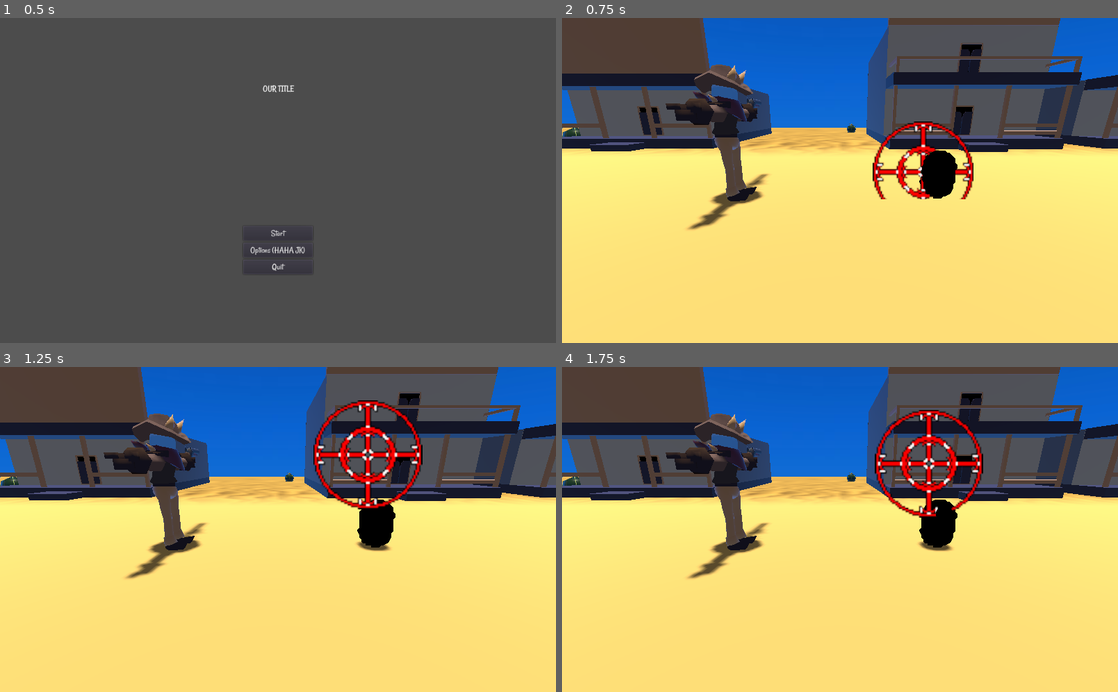
Above: before the commit, frames 1-4 (two rows, left to right).
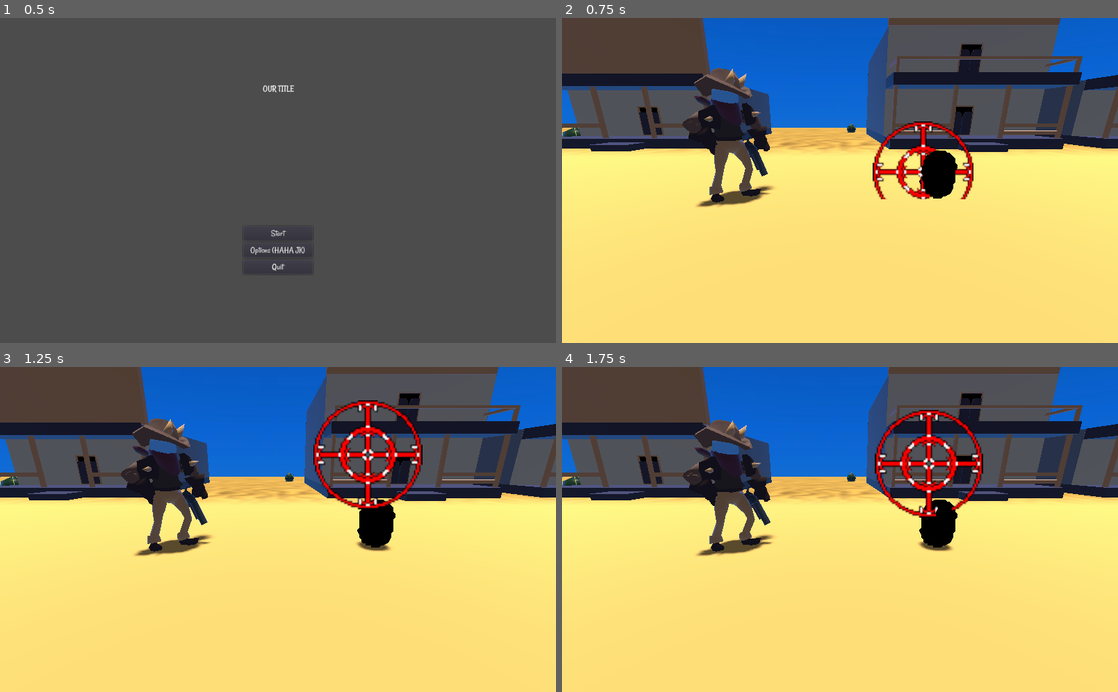
Above: after the commit, the same moments.

Repository: id-be/GMTK2022
Game: Godot game, scene res://Scenes/Title.tscn
The game is run twice, just before and just after one commit, with the same random seed, the same clock (stepped at 60 frames per second) and the same inputs.
Inputs (mouse positions are in pixels of both pictures, inside the frame that each line leads up to):
- Up to frame 1 (0.5 s): no input
- Up to frame 2 (0.75 s): click "Start" at 0.5 s
- Up to frame 3 (1.25 s): no input
- Up to frame 4 (1.75 s): move the mouse to (962, 513) at 1.27 s; press the mouse at (962, 513) at 1.28 s

Frame 1 is identical in both runs. In frame 2, 3.3% of the frame differs, in the area x 18-39%, y 14-66%; in frame 3, 3.4%; in frame 4, 3.5%.

Commit message:
Player character now animates when you fire.

Diff:
--- a/Scenes/AcePlayer.tscn
+++ b/Scenes/AcePlayer.tscn
@@ -1,5 +1,58 @@
-[gd_scene load_steps=2 format=2]
+[gd_scene load_steps=13 format=2]
 
 [ext_resource path="res://Dump/Enemies/Ace/Ace.glb" type="PackedScene" id=1]
 
+[sub_resource type="AnimationNodeAnimation" id=1]
+animation = "Ace_Die"
+
+[sub_resource type="AnimationNodeAnimation" id=2]
+animation = "Ace_Hurt"
+
+[sub_resource type="AnimationNodeAnimation" id=3]
+animation = "Ace_Idle"
+
+[sub_resource type="AnimationNodeAnimation" id=4]
+animation = "Ace_Shoot"
+
+[sub_resource type="AnimationNodeStateMachineTransition" id=5]
+advance_condition = "isShooting"
+
+[sub_resource type="AnimationNodeStateMachineTransition" id=6]
+switch_mode = 2
+auto_advance = true
+
+[sub_resource type="AnimationNodeStateMachineTransition" id=7]
+switch_mode = 2
+auto_advance = true
+
+[sub_resource type="AnimationNodeStateMachineTransition" id=8]
+advance_condition = "isDead"
+
+[sub_resource type="AnimationNodeStateMachineTransition" id=9]
+advance_condition = "isHurting"
+
+[sub_resource type="AnimationNodeStateMachine" id=10]
+states/Ace_Die/node = SubResource( 1 )
+states/Ace_Die/position = Vector2( 138.5, 180.5 )
+states/Ace_Hurt/node = SubResource( 2 )
+states/Ace_Hurt/position = Vector2( 279.25, 337.5 )
+states/Ace_Idle/node = SubResource( 3 )
+states/Ace_Idle/position = Vector2( 278.188, 76 )
+states/Ace_Shoot/node = SubResource( 4 )
+states/Ace_Shoot/position = Vector2( 399.5, 204.5 )
+transitions = [ "Ace_Idle", "Ace_Shoot", SubResource( 5 ), "Ace_Shoot", "Ace_Idle", SubResource( 6 ), "Ace_Hurt", "Ace_Idle", SubResource( 7 ), "Ace_Idle", "Ace_Die", SubResource( 8 ), "Ace_Idle", "Ace_Hurt", SubResource( 9 ) ]
+start_node = "Ace_Idle"
+graph_offset = Vector2( -251, -37 )
+
+[sub_resource type="AnimationNodeStateMachinePlayback" id=11]
+
 [node name="Ace" instance=ExtResource( 1 )]
+
+[node name="AnimationTree" type="AnimationTree" parent="." index="2"]
+tree_root = SubResource( 10 )
+anim_player = NodePath("../AnimationPlayer")
+active = true
+parameters/playback = SubResource( 11 )
+parameters/conditions/isDead = false
+parameters/conditions/isHurting = false
+parameters/conditions/isShooting = false
--- a/Scripts/3DGuy.gd
+++ b/Scripts/3DGuy.gd
@@ -9,6 +9,7 @@
 onready var gun_barrel = $GunBarrel
 onready var ammo_load = $AmmoLoad
 onready var crosshair_dist = $Crosshair.translation
+onready var animator = $Ace/AnimationTree
 # Declare member variables here. Examples:
 # var a = 2
 # var b = "text"
@@ -67,7 +68,10 @@
 		#var shot_dir = Vector3($Crosshair/CrossArea.translation.z - gun_barrel.translation.z, $Crosshair/CrossArea.translation.y - gun_barrel.translation.y, 0)
 		var shot_dir = Vector3($Crosshair/CrossArea.global_transform.origin.x - gun_barrel.global_transform.origin.x, $Crosshair/CrossArea.global_transform.origin.y - gun_barrel.global_transform.origin.y, 0)
 		die.get_shot(shot_dir)
+		animator.set("parameters/conditions/isShooting", true)
+		#animator.set("parameters/conditions/isShooting", false)
 		#print(die.global_transform.origin)
 
 func _on_ShotTimer_timeout():
 	shooting = false
+	animator.set("parameters/conditions/isShooting", false)
